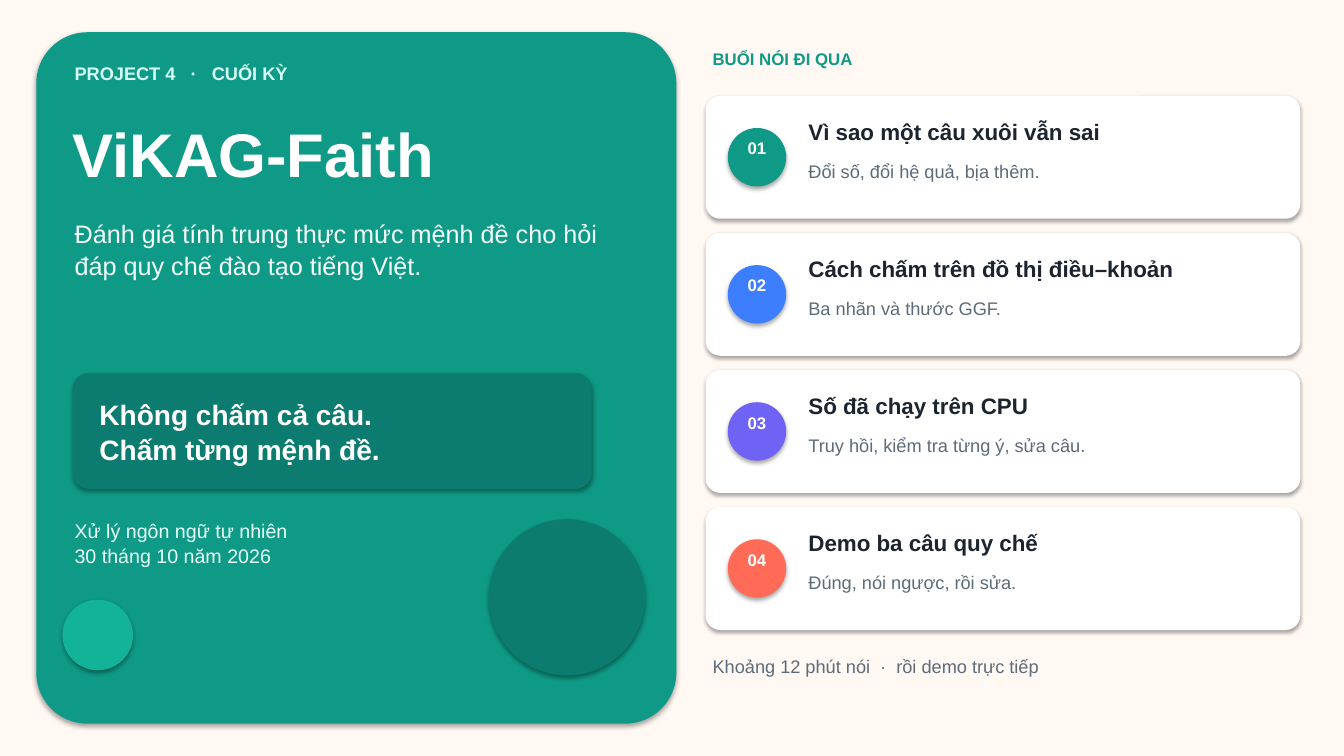
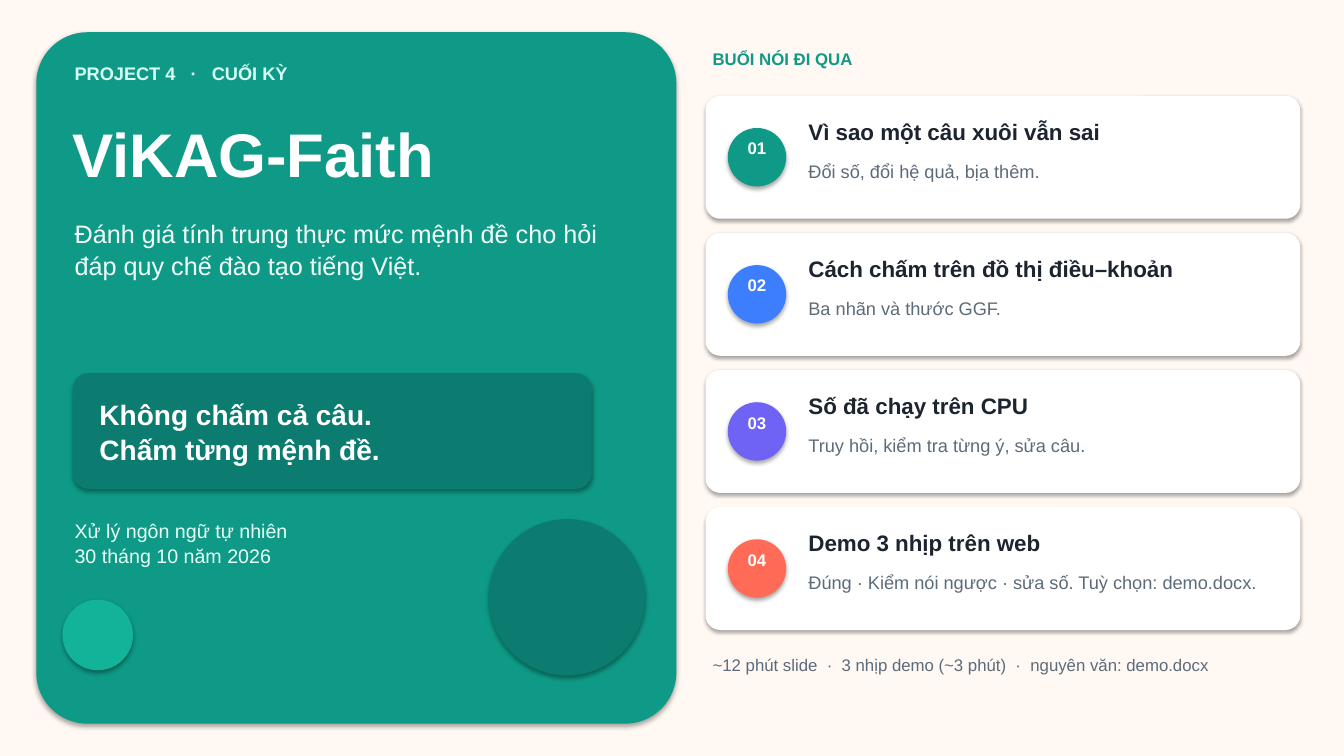
Before and after one commit to dolanbp1906/xuly_ngonngu_tunhien_cuoiky, a slide deck: slide 1 of thuyet_trinh/ViKAG-Faith_bao_cao.pptx. Drawn at 1344x756 pixels with LibreOffice and Linux fonts; fonts in the diff are those of the drawing. Boxes give left, top, right and bottom in pixels: in the first picture for what was removed or moved away, otherwise in the second. Text is boxed around its words. In the diff, an @@ line names an element or a change of style, - is before the commit and + after.

```diff
--- a/thuyet_trinh/ViKAG-Faith_bao_cao.pptx
+++ b/thuyet_trinh/ViKAG-Faith_bao_cao.pptx
@@ text at bbox=[808, 534, 1040, 556]: text changed @@
-Demo ba câu quy chế
+Demo 3 nhịp trên web
@@ text at bbox=[808, 575, 1257, 593]: text changed @@
-Đúng, nói ngược, rồi sửa.
+Đúng · Kiểm nói ngược · sửa số. Tuỳ chọn: demo.docx.
@@ text at bbox=[713, 658, 1208, 675]: text changed; size 13 to 12 pt @@
-Khoảng 12 phút nói · rồi demo trực tiếp
+~12 phút slide · 3 nhịp demo (~3 phút) · nguyên văn: demo.docx
```
Also in this commit, not shown: 1 other slide changed, 11 other files.
